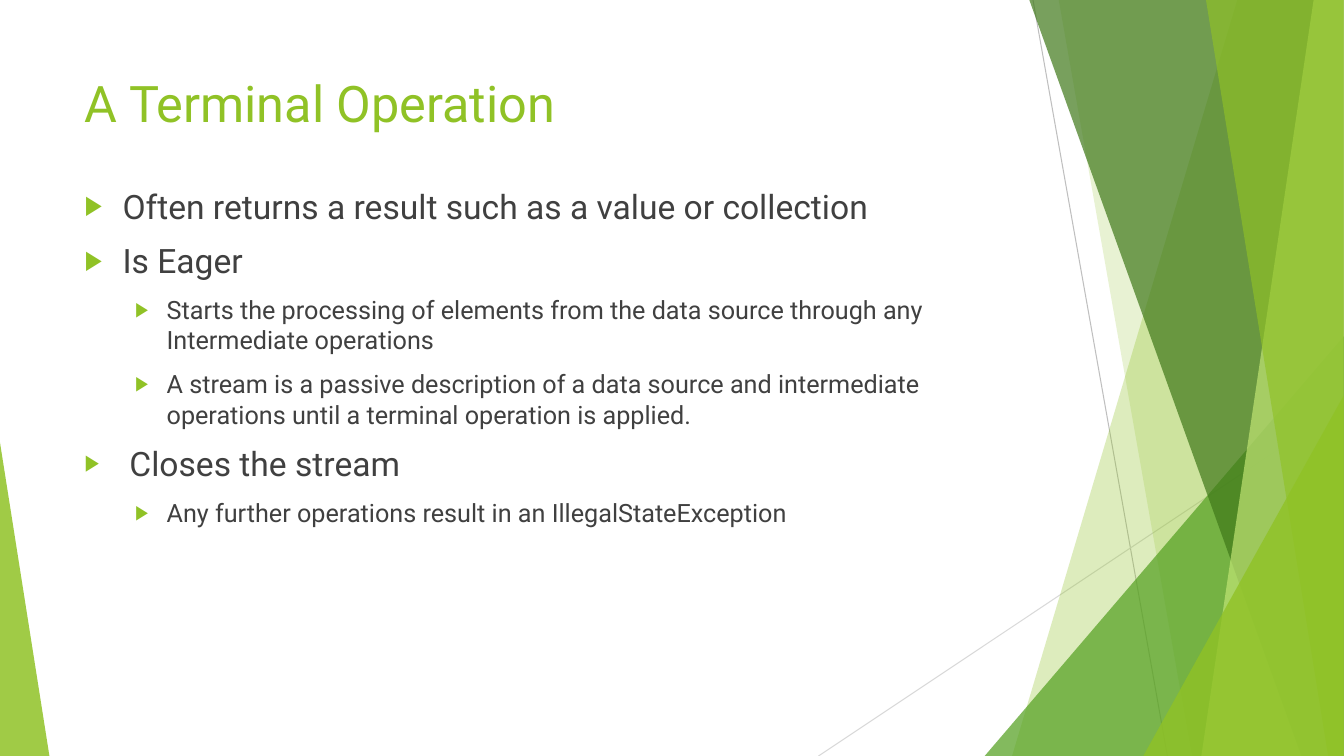
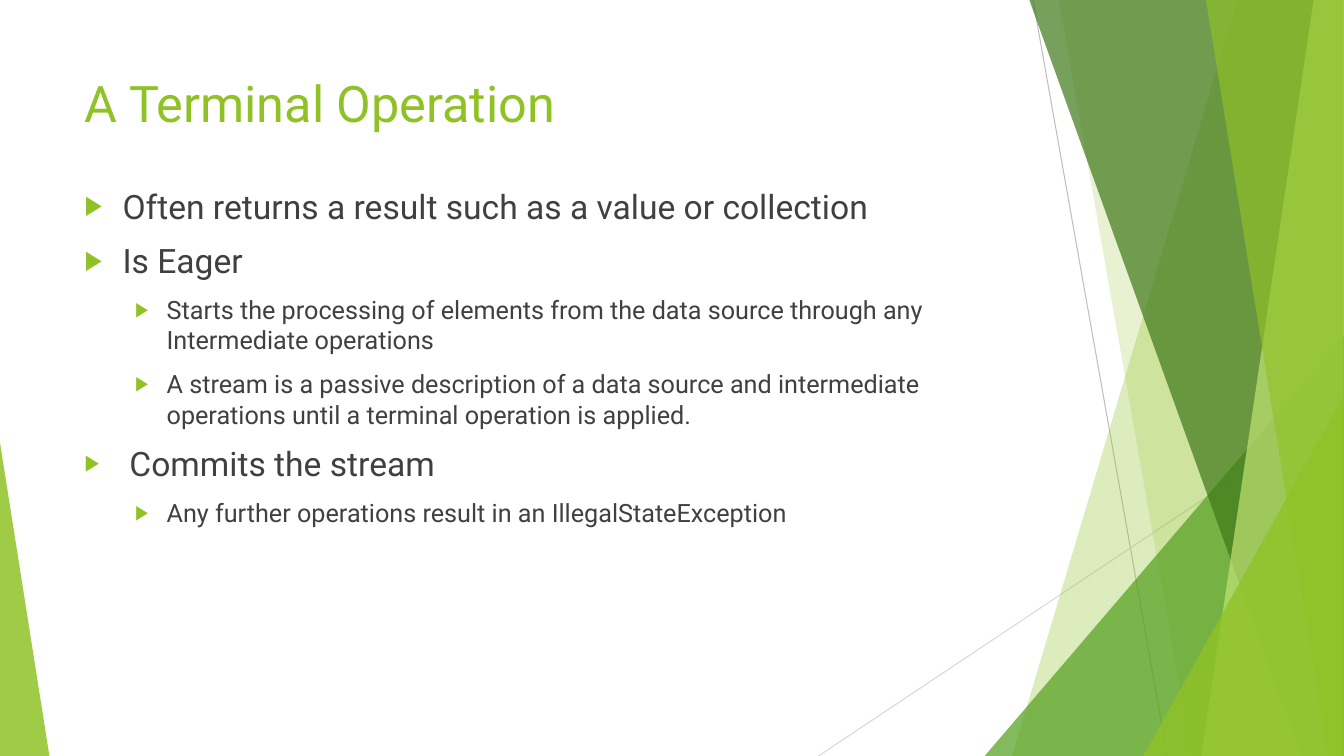
Before and after one commit to RichardRoda/2017-CodePaLOUsa-Lambda, a slide deck: slide 28 of Learning to Love the Lambda in the Stream.pptx. Drawn at 1344x756 pixels with LibreOffice and Linux fonts; fonts in the diff are those of the drawing. Boxes give left, top, right and bottom in pixels: in the first picture for what was removed or moved away, otherwise in the second. Text is boxed around its words. In the diff, an @@ line names an element or a change of style, - is before the commit and + after.

Commit message:
Make role of the stream close operation clearer by explicitly listing it as an optional fourth operation after the terminal operation.

```diff
--- a/Learning to Love the Lambda in the Stream.pptx
+++ b/Learning to Love the Lambda in the Stream.pptx
@@ text at [129,451,435,477]: text changed @@
-▶ Closes the stream
+▶ Commits the stream
```
Also in this commit, not shown: 3 other slides changed, 1 other file.
